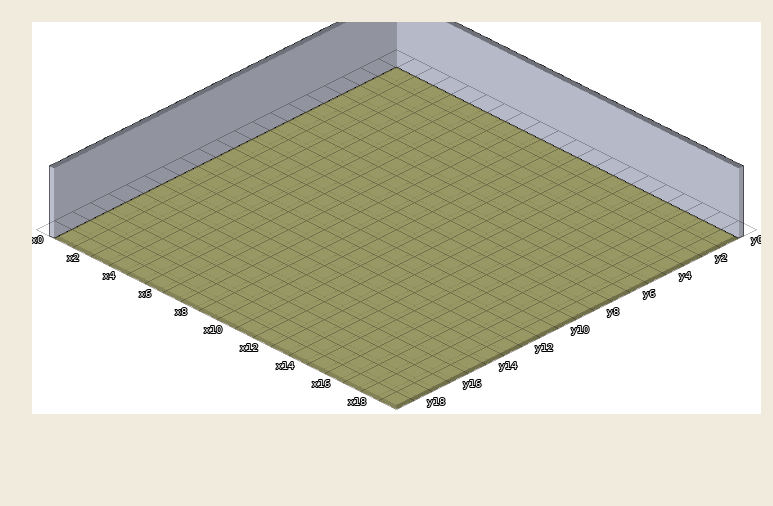
Tiled map, stored at prototype/resources/habbo.tmx. Above: the version before the commit.
Cells are 64x32 px. Isometric: x runs down to the right, y down to the left. Shown: x 0..19, y 0..19.
After:
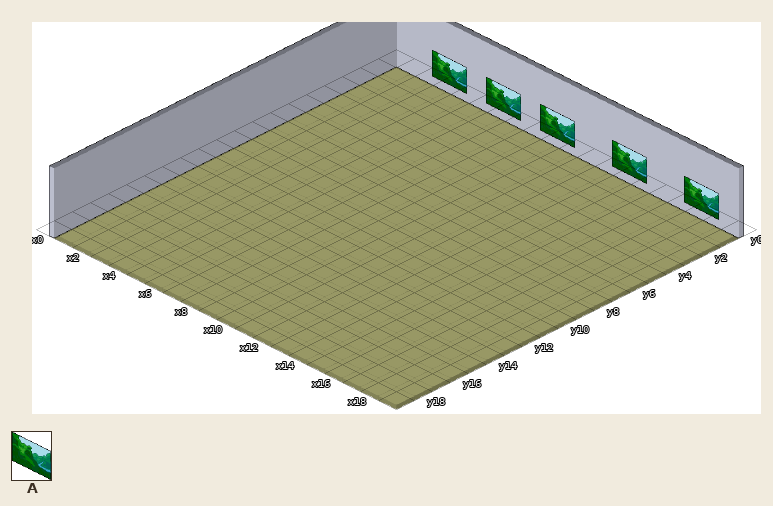
Key: from "gallery_n10": A 0.
_ is an empty cell.
Tiles of an added or newly shown layer are drawn over the layers below it.
Edits made:
Changed rows in their new state; . is an unchanged cell.
Layer "Decorations" (added):
first column x 3:
 0 A..A..A...A...A
Changed places in both pictures, as pixel boxes (x1, y1, x2, y2):
added: (432, 50, 467, 94)
added: (486, 77, 521, 121)
added: (540, 104, 575, 148)
added: (612, 140, 647, 184)
added: (684, 176, 719, 220)
